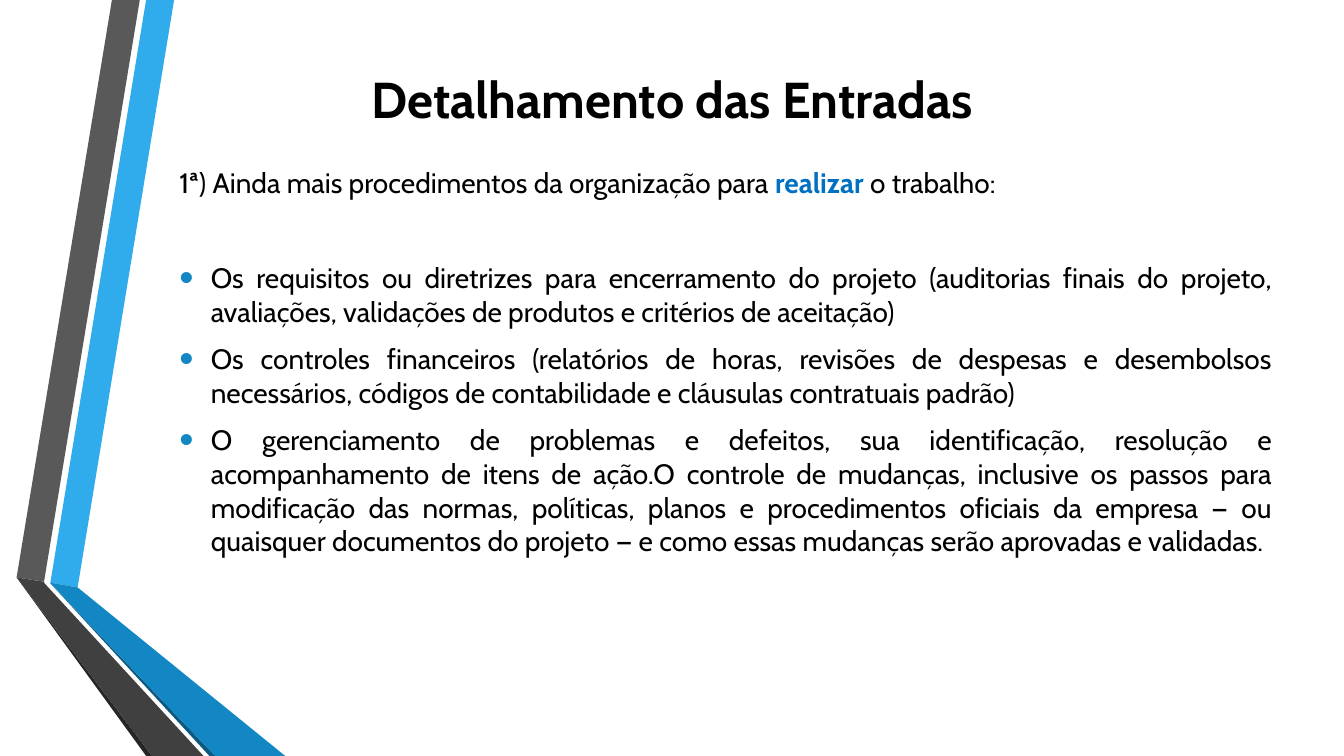
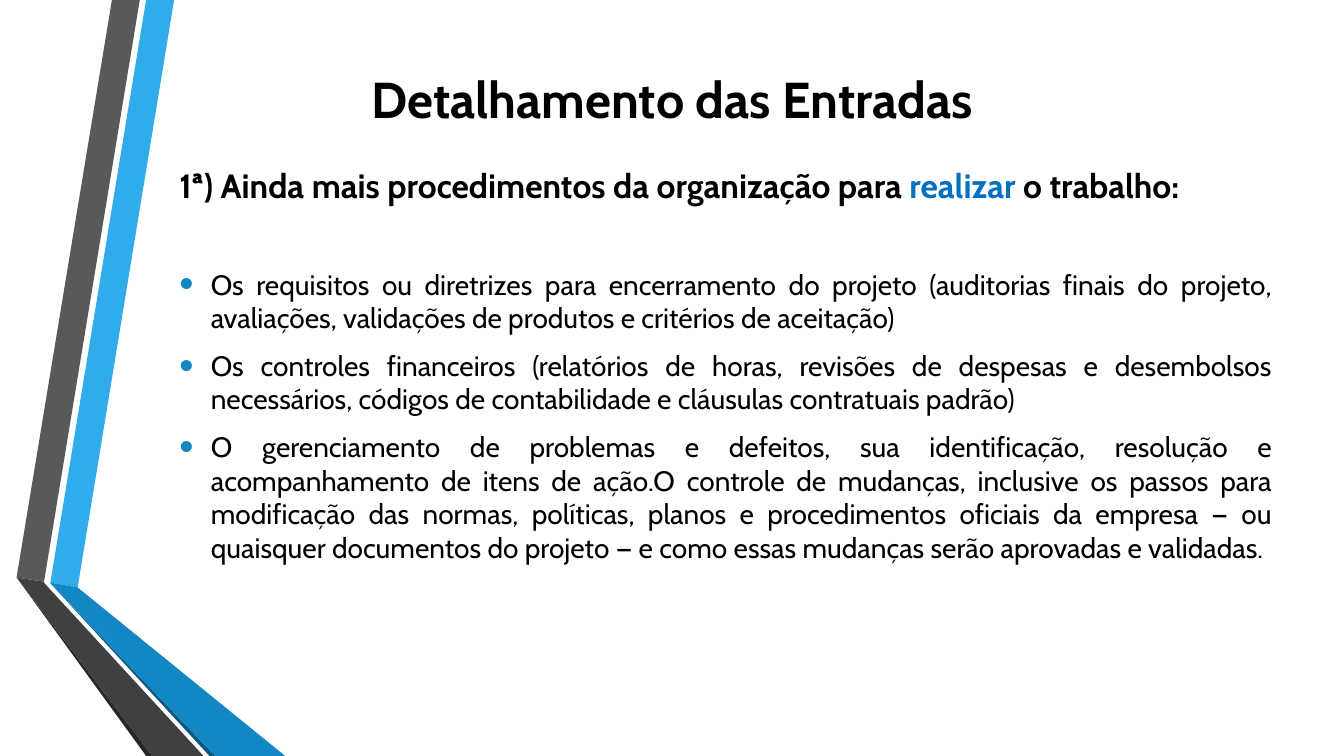
Before and after one commit to jharbes/ADMINISTRACAO-DE-REDES, a slide deck: slide 13 of RELATORIO PROVA P2/relatorio-pmbok-capitulo4-jharbes.pptx. Drawn at 1344x756 pixels with LibreOffice and Linux fonts; fonts in the diff are those of the drawing. Boxes give left, top, right and bottom in pixels: in the first picture for what was removed or moved away, otherwise in the second. Text is boxed around its words. In the diff, an @@ line names an element or a change of style, - is before the commit and + after.

```diff
--- a/RELATORIO PROVA P2/relatorio-pmbok-capitulo4-jharbes.pptx
+++ b/RELATORIO PROVA P2/relatorio-pmbok-capitulo4-jharbes.pptx
@@ text at bbox=[179, 172, 1180, 206]: size 20 to 24 pt, bold on in "1ª) Ainda mais procedimentos da organização para ..." @@
```
Also in this commit, not shown: 9 other slides changed.
